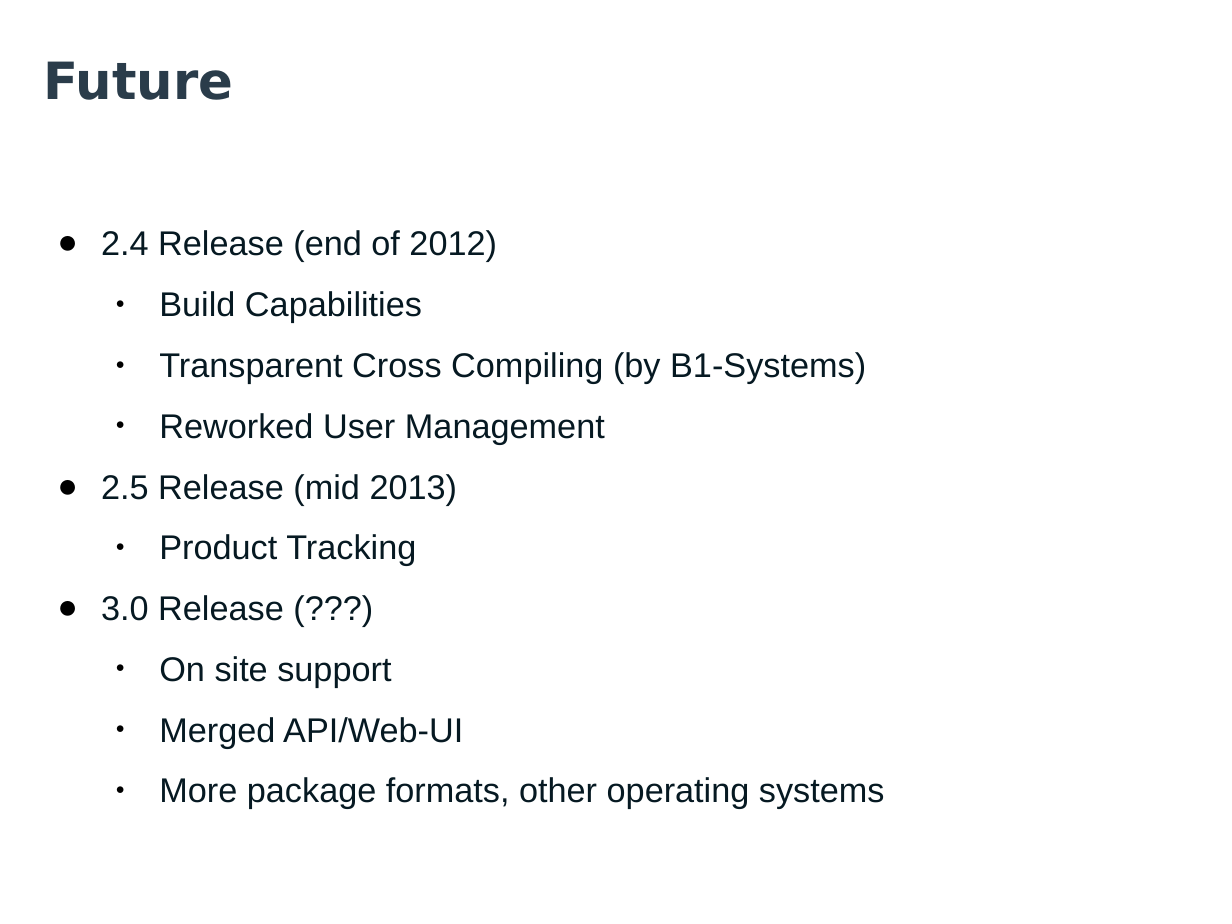
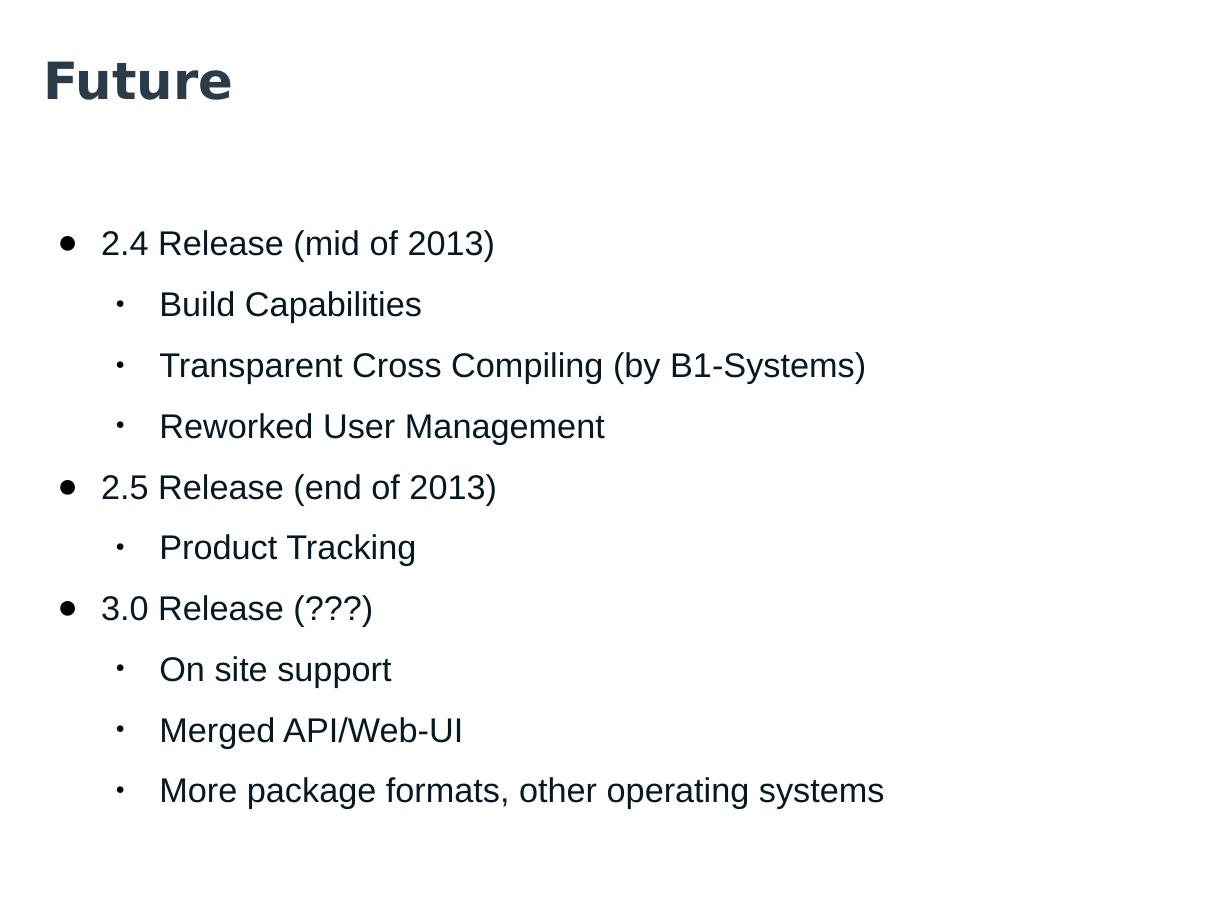
Before and after one commit to openSUSE/obs-landing, a slide deck: slide 36 of files/talks/OBS-Facts-Features-Future.odp (slide 35 before the commit). Drawn at 1232x924 pixels with LibreOffice and Linux fonts; fonts in the diff are those of the drawing; background and template pictures are left out. Boxes give left, top, right and bottom in pixels: in the first picture for what was removed or moved away, otherwise in the second. Text is boxed around its words. In the diff, an @@ line names an element or a change of style, - is before the commit and + after.

```diff
--- a/files/talks/OBS-Facts-Features-Future.odp
+++ b/files/talks/OBS-Facts-Features-Future.odp
@@ text at (x1=101, y1=230, x2=496, y2=262): text changed @@
-● 2.4 Release (end of 2012)
+● 2.4 Release (mid of 2013)
@@ text at (x1=101, y1=474, x2=497, y2=505): text changed @@
-● 2.5 Release (mid 2013)
+● 2.5 Release (end of 2013)
```
Also in this commit, not shown: 12 other slides changed, 5 slides added, 4 slides removed, 1 other file.
